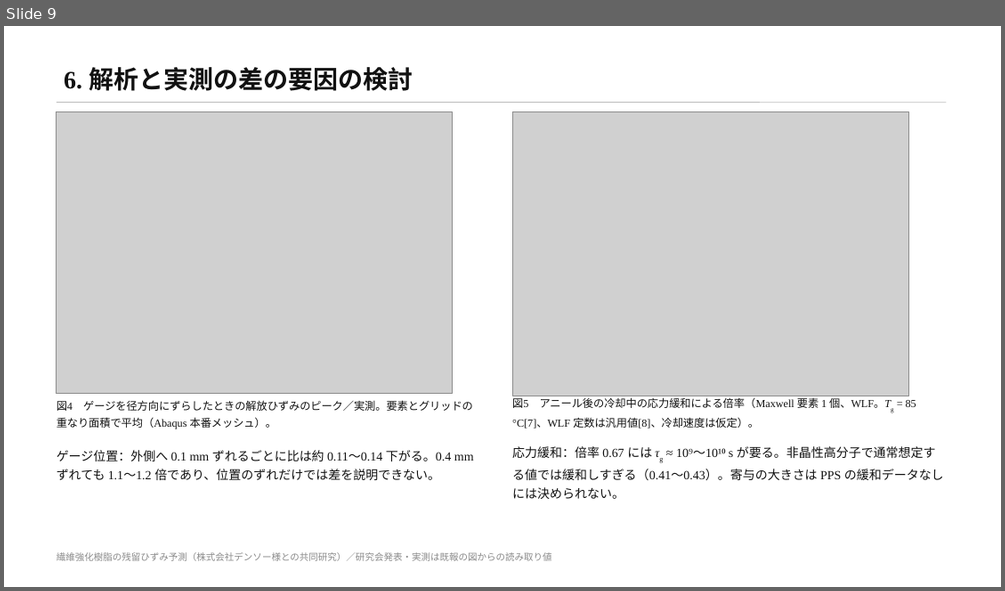
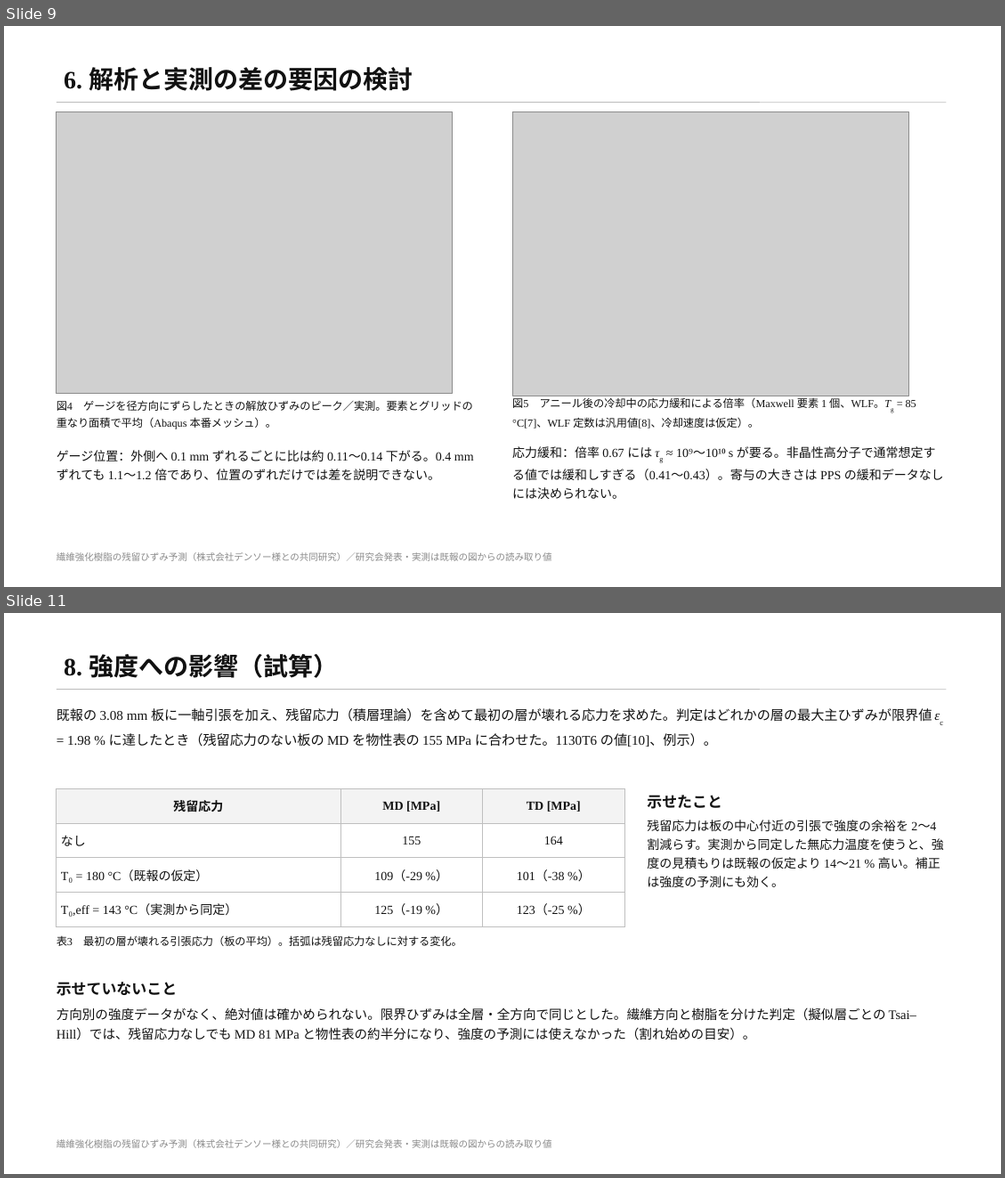
Before and after one commit to keisuke58/wccm2026-cfrp-gnn, a slide deck: slides/denso_kenkyukai.pptx. Shown one above the other, each under a label of ours: slide 9 before the commit, slides 9 and 11 after it; the slides between them are not shown. The pictures are 1005x591 and 1005x1178 pixels, drawn with LibreOffice and Linux fonts; fonts in the diff are those of the drawing; grey boxes stand for pictures. Boxes give left, top, right and bottom in pixels: in the first picture for what was removed or moved away, otherwise in the second. Text is boxed around its words. In the diff, an @@ line names an element or a change of style, - is before the commit and + after.

```diff
--- a/slides/denso_kenkyukai.pptx
+++ b/slides/denso_kenkyukai.pptx
@@ slide 11 added at [4,613,1001,1174], background #FFFFFF; not listed: 2 template elements that a slide beside it also shows @@
@@ title added at [64,654,338,678], 24 pt, text #111111, bold @@
+8. 強度への影響（試算）
@@ text added at [57,708,931,747], 13 pt, text #111111 @@
+既報の 3.08 mm 板に一軸引張を加え、残留応力（積層理論）を含めて最初の層が壊れる応力を求めた。判定はどれかの層の最大主ひずみが限界値 εc = 1.98 % に達したとき（残留応力のない板の MD を物性表の 155 MPa に合わせた。1130T6 の値[10]、例示）。
@@ table added at [57,788,624,920], 4 rows, 3 columns @@
+残留応力 | MD [MPa] | TD [MPa]
+なし | 155 | 164
+T₀ = 180 °C（既報の仮定） | 109（-29 %） | 101（-38 %）
+T₀,eff = 143 °C（実測から同定） | 125（-19 %） | 123（-25 %）
@@ text added at [647,795,722,809], 14.5 pt, text #111111, bold @@
+示せたこと
@@ text added at [647,819,943,887], 12 pt, text #111111 @@
+残留応力は板の中心付近の引張で強度の余裕を 2〜4 割減らす。実測から同定した無応力温度を使うと、強度の見積もりは既報の仮定より 14〜21 % 高い。補正は強度の予測にも効く。
@@ text added at [57,935,462,946], 10.5 pt, text #111111 @@
+表3 最初の層が壊れる引張応力（板の平均）。括弧は残留応力なしに対する変化。
@@ text added at [57,981,177,996], 14.5 pt, text #111111, bold @@
+示せていないこと
@@ text added at [57,1007,916,1040], 12.5 pt, text #111111 @@
+方向別の強度データがなく、絶対値は確かめられない。限界ひずみは全層・全方向で同じとした。繊維方向と樹脂を分けた判定（擬似層ごとの Tsai–Hill）では、残留応力なしでも MD 81 MPa と物性表の約半分になり、強度の予測には使えなかった（割れ始めの目安）。
```
Also in this commit, not shown: 2 slides changed, 1 other slide added, 5 other files.
